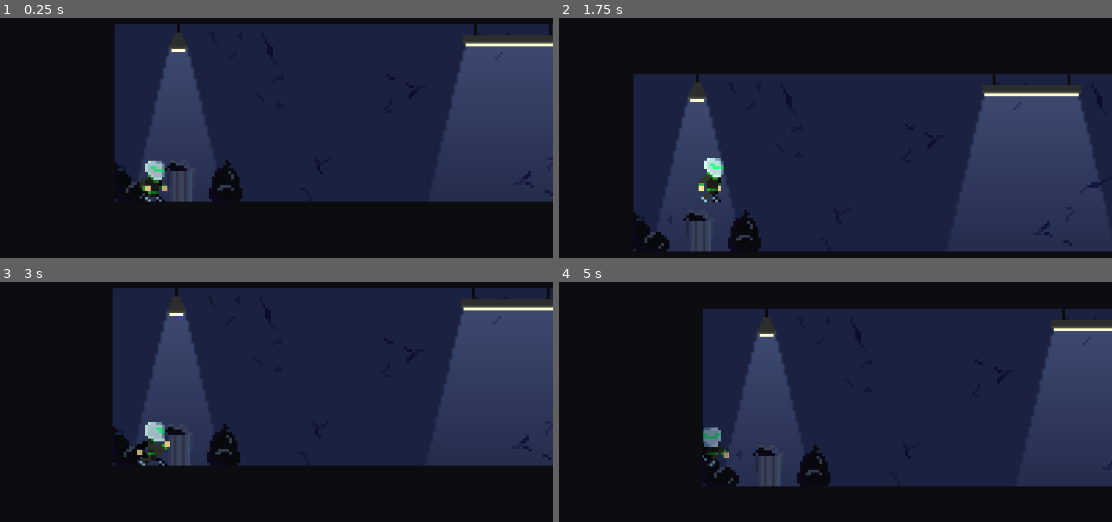
Above: before the commit, frames 1-4 (two rows, left to right).
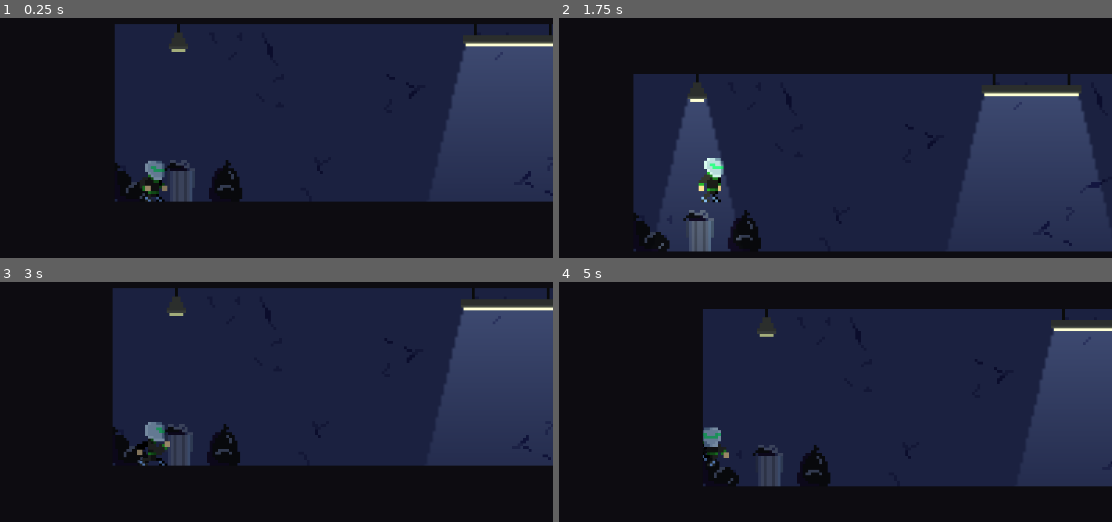
Above: after the commit, the same moments.

Repository: reneelias/Godot-2D-Platformer
Game: Godot game, scene res://Scenes/Level_01.tscn
The game is run twice, just before and just after one commit, with the same random seed, the same clock (stepped at 60 frames per second) and the same inputs. This scene is started directly instead of the project's main scene.
Inputs:
- Up to frame 1 (0.25 s): no input
- Up to frame 2 (1.75 s): hold R 0.53-1.28 s; hold D from 0.53 s (still down); tap Space (Jump) at 0.77, 1.52 s; tap R at 1.35 s
- Up to frame 3 (3 s): release D at 2.03 s; hold A 2.03-2.78 s; hold R 2.03-2.78 s; hold D from 2.78 s (still down); tap R at 2.85 s
- Up to frame 4 (5 s): tap Space (Jump) at 3.02, 3.77, 4.52 s; hold R 3.53-4.28 s; release D at 4.28 s; hold A from 4.28 s (still down); tap R at 4.35 s

The runs differ from the first frame. In frame 1, 3.9% of the frame differs, in the area x 25-39%, y 12-77%; in frame 2, 0.5%; in frame 3, 3.9%; in frame 4, 3.5%.

Commit message:
Simple flashing light script

Diff:
--- a/2d-platformer/ObjectScenes/HangingLamp.tscn
+++ b/2d-platformer/ObjectScenes/HangingLamp.tscn
@@ -1,14 +1,17 @@
-[gd_scene load_steps=4 format=3 uid="uid://dydguwvg4a50d"]
+[gd_scene load_steps=5 format=3 uid="uid://dydguwvg4a50d"]
 
 [ext_resource type="Texture2D" uid="uid://dop1yny2emhva" path="res://Sprites/Lights.png" id="1_21f4b"]
+[ext_resource type="Script" uid="uid://cyn2niocuqrna" path="res://Scripts/LightController.gd" id="2_habjr"]
 [ext_resource type="Texture2D" uid="uid://dfubj05gqhhe0" path="res://Sprites/PointLightTextures/PointLightTexture_05.png" id="3_habjr"]
 
 [sub_resource type="AtlasTexture" id="AtlasTexture_m6f4h"]
 atlas = ExtResource("1_21f4b")
 region = Rect2(49, 0, 15, 16)
 
-[node name="HangingLamp" type="Sprite2D"]
+[node name="HangingLamp" type="Sprite2D" node_paths=PackedStringArray("pointLight")]
 texture = SubResource("AtlasTexture_m6f4h")
+script = ExtResource("2_habjr")
+pointLight = NodePath("PointLight2D")
 
 [node name="PointLight2D" type="PointLight2D" parent="."]
 position = Vector2(0.5, 32.675)
--- a/2d-platformer/Scenes/Level_01.tscn
+++ b/2d-platformer/Scenes/Level_01.tscn
@@ -269,14 +269,12 @@
 tile_set = SubResource("TileSet_tf658")
 
 [node name="Scenery_Midground" type="TileMapLayer" parent="TileMapLayers"]
-light_mask = 2
 z_index = -25
 texture_filter = 1
 tile_set = SubResource("TileSet_tf658")
 
 [node name="Scenery_Background" type="TileMapLayer" parent="TileMapLayers"]
 modulate = Color(0.471002, 0.499283, 0.710415, 1)
-light_mask = 2
 z_index = -50
 texture_filter = 1
 tile_map_data = PackedByteArray("AAD+/wAAAAAAAAAAAAD//wAAAAACAAAAAAAAAAAAAAABAAAAAAA=")
@@ -316,6 +314,9 @@
 
 [node name="HangingLamp" parent="." instance=ExtResource("7_fmco7")]
 position = Vector2(-9, -40)
+flashes = true
+flashMinTime = 0.05
+flashMaxTime = 1.0
 
 [node name="LongHangingLamp" parent="." instance=ExtResource("8_2jryf")]
 position = Vector2(112, -40)
--- /dev/null
+++ b/2d-platformer/Scripts/LightController.gd
@@ -0,0 +1,25 @@
+extends Sprite2D
+
+@export var pointLight : PointLight2D
+@export var flashes := false
+@export var flashMinTime := .1
+@export var flashMaxTime := .5
+var flashTime := 0.0
+var flashDuration := 0.0
+
+func _ready():
+    flashTime = Time.get_ticks_msec()
+    flashDuration = randf_range(flashMinTime, flashMaxTime)
+
+func _process(delta):
+    updateFlashing()
+
+
+func updateFlashing():
+    if not flashes:
+        return
+
+    if Time.get_ticks_msec() - flashTime > flashDuration * 1000:
+        pointLight.enabled = !pointLight.enabled
+        flashTime = Time.get_ticks_msec()
+        flashDuration = randf_range(flashMinTime, flashMaxTime)
Not shown, added: 2d-platformer/Scripts/LightController.gd.uid
